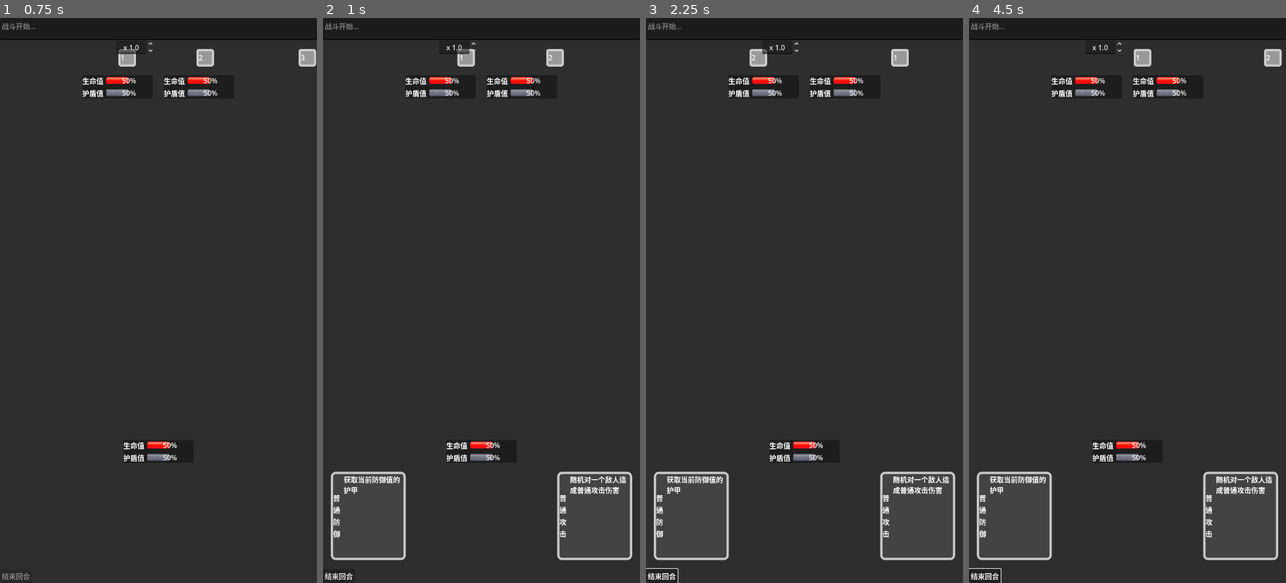
Above: before the commit, frames 1-4 (left to right).
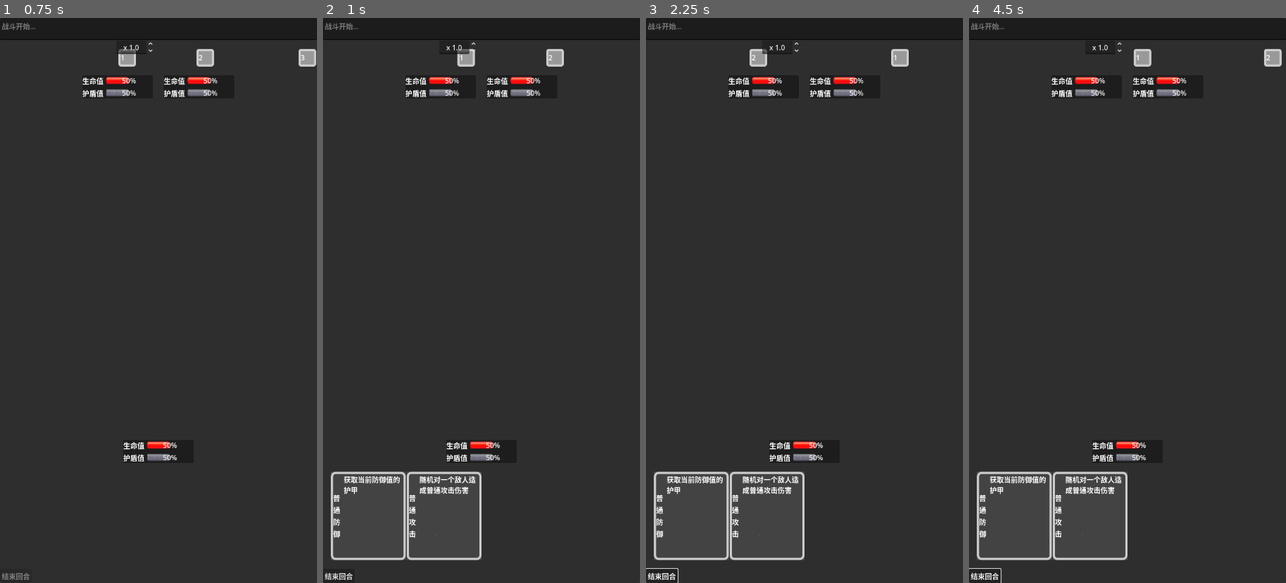
Above: after the commit, the same moments.

Repository: seven-it-work/xiu-xian
Game: Godot game, scene res://Main.tscn
The game is run twice, just before and just after one commit, with the same random seed, the same clock (stepped at 60 frames per second) and the same inputs.
Inputs (mouse positions are in pixels of both pictures, inside the frame that each line leads up to):
- Up to frame 1 (0.75 s): move the mouse to (228, 272) at 0.52 s; click (228, 272) at 0.67 s
- Up to frame 2 (1 s): no input
- Up to frame 3 (2.25 s): click "结束回合" at 1.25 s; move the mouse to (741, 328) at 2.02 s; click (741, 328) at 2.17 s
- Up to frame 4 (4.5 s): click "结束回合" at 2.75 s; move the mouse to (1159, 176) at 3.52 s; click (1159, 176) at 3.67 s; move the mouse to (1111, 413) at 4.27 s; click (1111, 413) at 4.42 s

Frame 1 is identical in both runs. In frame 2, 1.8% of the frame differs, in the area x 2-98%, y 80-96%; in frame 3, 1.8%; in frame 4, 1.8%.

Commit message:
完成技能溶解效果

Diff:
--- /dev/null
+++ b/ui/common_ui/溶解特性/DissolvedUi.gdshader
@@ -0,0 +1,33 @@
+shader_type canvas_item; // 2D 着色器
+
+uniform sampler2D noise_tex; // 噪声纹理
+uniform float dissolve_threshold : hint_range(0.0, 1.0) = 0.5; // 溶解阈值
+uniform vec4 edge_color : source_color = vec4(1.0, 0.5, 0.0, 1.0); // 边缘颜色
+uniform float edge_width : hint_range(0.0, 0.1) = 0.0; // 边缘宽度
+uniform float edge_brightness:hint_range(1,5)=2; // 编译亮度
+
+void fragment() {
+    vec4 tex_color = texture(TEXTURE, UV);
+    float noise_val = texture(noise_tex, UV).r;
+
+	// 边缘强度计算
+	float edge_strength=smoothstep(
+		dissolve_threshold,
+		dissolve_threshold+edge_width,
+		noise_val
+	);
+
+    // 溶解逻辑
+    if (noise_val < dissolve_threshold) {
+        discard; // 丢弃像素（溶解）
+    }
+	//if (edge_width>0.0) {
+	// 边缘颜色混合
+	vec3 belended_color=mix(
+		edge_color.rgb*edge_brightness,
+		tex_color.rgb,
+		edge_strength
+	);
+    COLOR=vec4(belended_color,tex_color.a);
+	//}
+}
--- /dev/null
+++ b/ui/common_ui/溶解特性/DissolvedUi.tres
@@ -0,0 +1,20 @@
+[gd_resource type="ShaderMaterial" load_steps=4 format=3 uid="uid://doelw0ttud3g"]
+
+[ext_resource type="Shader" uid="uid://botgbsaycxa" path="res://ui/common_ui/溶解特性/DissolvedUi.gdshader" id="1_4nyx6"]
+
+[sub_resource type="FastNoiseLite" id="FastNoiseLite_g8ya0"]
+frequency = 0.005
+offset = Vector3(-1000, 0, 0)
+metadata/_preview_in_3d_space_ = true
+
+[sub_resource type="NoiseTexture2D" id="NoiseTexture2D_c8xcp"]
+noise = SubResource("FastNoiseLite_g8ya0")
+
+[resource]
+resource_local_to_scene = true
+shader = ExtResource("1_4nyx6")
+shader_parameter/noise_tex = SubResource("NoiseTexture2D_c8xcp")
+shader_parameter/dissolve_threshold = 0.0
+shader_parameter/edge_color = Color(1, 0.5, 0, 1)
+shader_parameter/edge_width = 0.0
+shader_parameter/edge_brightness = 1.0
--- /dev/null
+++ b/ui/common_ui/溶解特性/DissolvedUi.tscn
@@ -0,0 +1,8 @@
+[gd_scene load_steps=3 format=3 uid="uid://bphscusbgbpp1"]
+
+[ext_resource type="Material" uid="uid://doelw0ttud3g" path="res://ui/common_ui/溶解特性/DissolvedUi.tres" id="1_cpo55"]
+[ext_resource type="Script" uid="uid://dwojkv2qf270" path="res://ui/common_ui/溶解特性/dissolved_ui.gd" id="2_cnlgd"]
+
+[node name="DissolvedUi" type="SubViewportContainer"]
+material = ExtResource("1_cpo55")
+script = ExtResource("2_cnlgd")
--- /dev/null
+++ b/ui/common_ui/溶解特性/Test溶解.tscn
@@ -0,0 +1,23 @@
+[gd_scene load_steps=3 format=3 uid="uid://mc5td0e4ggue"]
+
+[ext_resource type="Script" uid="uid://d1grvymcosevs" path="res://ui/common_ui/溶解特性/test溶解.gd" id="1_d7e4e"]
+[ext_resource type="PackedScene" uid="uid://bphscusbgbpp1" path="res://ui/common_ui/溶解特性/DissolvedUi.tscn" id="2_c20ba"]
+
+[node name="Test溶解" type="Node2D"]
+script = ExtResource("1_d7e4e")
+
+[node name="DissolvedUi" parent="." instance=ExtResource("2_c20ba")]
+
+[node name="SubViewport" type="SubViewport" parent="DissolvedUi"]
+handle_input_locally = false
+render_target_update_mode = 4
+
+[node name="PanelContainer" type="PanelContainer" parent="DissolvedUi/SubViewport"]
+offset_right = 40.0
+offset_bottom = 40.0
+
+[node name="Button" type="Button" parent="DissolvedUi/SubViewport/PanelContainer"]
+layout_mode = 2
+text = "好好"
+
+[connection signal="pressed" from="DissolvedUi/SubViewport/PanelContainer/Button" to="." method="_on_button_pressed"]
--- /dev/null
+++ b/ui/common_ui/溶解特性/dissolved_ui.gd
@@ -0,0 +1,33 @@
+extends SubViewportContainer
+class_name DissolvedUi
+
+@export var edge_color=Color(1.0, 0.5, 0.0)
+
+func _init() -> void:
+	pass
+
+func _ready() -> void:
+	self.material.set_shader_parameter("edge_color",self.edge_color)
+	_random_noise()
+	$SubViewport.size=$SubViewport.get_child(0).size
+
+
+func _random_noise():
+	var noise:FastNoiseLite=self.material.get_shader_parameter("noise_tex").noise
+	noise.seed=randi_range(0,9999)
+	noise.offset=Vector3(randf_range(-1000,1000),randf_range(-1000,1000),randf_range(-1000,1000))
+
+
+func do_dissolved(is_free:bool=false):
+	var tween=create_tween()
+	tween.set_loops(1)
+	tween.parallel().tween_property(self.material,"shader_parameter/edge_width",0.1,0.5)
+	tween.parallel().tween_property(self.material,"shader_parameter/dissolve_threshold",1,1)
+	await tween.finished
+	_random_noise()
+	if is_free:
+		self.queue_free()
+	else:
+		self.visible=false
+		self.material.set_shader_parameter("edge_width",0.0)
+		self.material.set_shader_parameter("dissolve_threshold",0.0)
--- /dev/null
+++ b/ui/common_ui/溶解特性/test溶解.gd
@@ -0,0 +1,6 @@
+extends Node2D
+
+
+func _on_button_pressed() -> void:
+	$DissolvedUi.do_dissolved()
+	pass # Replace with function body.
--- /dev/null
+++ b/ui/fight/fight_skill/FightSkill.tscn
@@ -0,0 +1,151 @@
+[gd_scene load_steps=25 format=3 uid="uid://d2jfxnnooybkl"]
+
+[ext_resource type="Script" uid="uid://bm4gy16788c7q" path="res://ui/fight/fight_skill/fight_skill.gd" id="1_14mik"]
+[ext_resource type="Material" uid="uid://doelw0ttud3g" path="res://ui/common_ui/溶解特性/DissolvedUi.tres" id="1_vh8am"]
+[ext_resource type="Texture2D" uid="uid://pfgfaaqlo4tx" path="res://resource/guangquan/guangquan1_1.png" id="3_80orw"]
+[ext_resource type="Texture2D" uid="uid://du6siajl510bj" path="res://resource/guangquan/guangquan1_2.png" id="4_3iwmv"]
+[ext_resource type="Texture2D" uid="uid://buaty11it5aqd" path="res://resource/guangquan/guangquan1_3.png" id="5_w5sok"]
+[ext_resource type="Texture2D" uid="uid://6ji5yk70tk74" path="res://resource/guangquan/guangquan1_4.png" id="6_d8j0l"]
+[ext_resource type="Texture2D" uid="uid://ddmtwoob4x2ub" path="res://resource/guangquan/guangquan1_5.png" id="7_s7hq8"]
+[ext_resource type="Texture2D" uid="uid://dyy2ns7klf225" path="res://resource/guangquan/guangquan1_6.png" id="8_qxc4a"]
+[ext_resource type="Texture2D" uid="uid://k1a5wmqyh1m7" path="res://resource/guangquan/guangquan1_7.png" id="9_8kdxd"]
+[ext_resource type="Texture2D" uid="uid://duw0e3v3l2da5" path="res://resource/guangquan/guangquan1_8.png" id="10_k1034"]
+[ext_resource type="Texture2D" uid="uid://diru1h1sjdlre" path="res://resource/guangquan/guangquan1_9.png" id="11_s55t5"]
+[ext_resource type="Texture2D" uid="uid://l5e7m6xcrhc" path="res://resource/guangquan/guangquan1_10.png" id="12_bjmpw"]
+[ext_resource type="Texture2D" uid="uid://cua8nr70a7ihj" path="res://resource/guangquan/guangquan1_11.png" id="13_2k1xv"]
+[ext_resource type="Texture2D" uid="uid://bulcje8fhp60g" path="res://resource/guangquan/guangquan1_12.png" id="14_7k4ci"]
+[ext_resource type="Texture2D" uid="uid://bhx67qs3rnh3s" path="res://resource/guangquan/guangquan1_13.png" id="15_2e27i"]
+[ext_resource type="Texture2D" uid="uid://dnevtqdqcfpko" path="res://resource/guangquan/guangquan1_14.png" id="16_b74h2"]
+[ext_resource type="Texture2D" uid="uid://xctpvndxwb1p" path="res://resource/guangquan/guangquan1_15.png" id="17_bncwv"]
+[ext_resource type="Texture2D" uid="uid://d05cj3pxk6hsk" path="res://resource/guangquan/guangquan1_16.png" id="18_lhqew"]
+[ext_resource type="Texture2D" uid="uid://dj2wgf7b77xjd" path="res://resource/guangquan/guangquan1_17.png" id="19_jbpgg"]
+[ext_resource type="Texture2D" uid="uid://bb83plfwf0sm6" path="res://resource/guangquan/guangquan1_18.png" id="20_1ofte"]
+[ext_resource type="Texture2D" uid="uid://d2ae451l4vy3d" path="res://resource/guangquan/guangquan1_19.png" id="21_k5lj1"]
+[ext_resource type="Texture2D" uid="uid://ct0lbiw4pi48a" path="res://resource/guangquan/guangquan1_20.png" id="22_2jpvt"]
+
+[sub_resource type="StyleBoxFlat" id="StyleBoxFlat_qijln"]
+bg_color = Color(0.262932, 0.262932, 0.262932, 1)
+border_width_left = 5
+border_width_top = 5
+border_width_right = 5
+border_width_bottom = 5
+corner_radius_top_left = 10
+corner_radius_top_right = 10
+corner_radius_bottom_right = 10
+corner_radius_bottom_left = 10
+
+[sub_resource type="SpriteFrames" id="SpriteFrames_j50c1"]
+animations = [{
+"frames": [{
+"duration": 1.0,
+"texture": ExtResource("3_80orw")
+}, {
+"duration": 1.0,
+"texture": ExtResource("4_3iwmv")
+}, {
+"duration": 1.0,
+"texture": ExtResource("5_w5sok")
+}, {
+"duration": 1.0,
+"texture": ExtResource("6_d8j0l")
+}, {
+"duration": 1.0,
+"texture": ExtResource("7_s7hq8")
+}, {
+"duration": 1.0,
+"texture": ExtResource("8_qxc4a")
+}, {
+"duration": 1.0,
+"texture": ExtResource("9_8kdxd")
+}, {
+"duration": 1.0,
+"texture": ExtResource("10_k1034")
+}, {
+"duration": 1.0,
+"texture": ExtResource("11_s55t5")
+}, {
+"duration": 1.0,
+"texture": ExtResource("12_bjmpw")
+}, {
+"duration": 1.0,
+"texture": ExtResource("13_2k1xv")
+}, {
+"duration": 1.0,
+"texture": ExtResource("14_7k4ci")
+}, {
+"duration": 1.0,
+"texture": ExtResource("15_2e27i")
+}, {
+"duration": 1.0,
+"texture": ExtResource("16_b74h2")
+}, {
+"duration": 1.0,
+"texture": ExtResource("17_bncwv")
+}, {
+"duration": 1.0,
+"texture": ExtResource("18_lhqew")
+}, {
+"duration": 1.0,
+"texture": ExtResource("19_jbpgg")
+}, {
+"duration": 1.0,
+"texture": ExtResource("20_1ofte")
+}, {
+"duration": 1.0,
+"texture": ExtResource("21_k5lj1")
+}, {
+"duration": 1.0,
+"texture": ExtResource("22_2jpvt")
+}],
+"loop": true,
+"name": &"default",
+"speed": 5.0
+}]
+
+[node name="FightSkill" type="SubViewportContainer"]
+material = ExtResource("1_vh8am")
+offset_right = 512.0
+offset_bottom = 512.0
+script = ExtResource("1_14mik")
+metadata/_custom_type_script = "uid://dwojkv2qf270"
+
+[node name="SubViewport" type="SubViewport" parent="."]
+handle_input_locally = false
+size = Vector2i(170, 200)
+render_target_update_mode = 4
+
+[node name="PanelContainer" type="PanelContainer" parent="SubViewport"]
+custom_minimum_size = Vector2(170, 200)
+offset_right = 40.0
+offset_bottom = 40.0
+theme_override_styles/panel = SubResource("StyleBoxFlat_qijln")
+
+[node name="HBoxContainer" type="HBoxContainer" parent="SubViewport/PanelContainer"]
+layout_mode = 2
+
+[node name="Label" type="Label" parent="SubViewport/PanelContainer/HBoxContainer"]
+custom_minimum_size = Vector2(20, 0)
+layout_mode = 2
+text = "测试一下"
+autowrap_mode = 1
+
+[node name="VBoxContainer" type="VBoxContainer" parent="SubViewport/PanelContainer/HBoxContainer"]
+layout_mode = 2
+size_flags_horizontal = 3
+alignment = 1
+
+[node name="RichTextLabel" type="RichTextLabel" parent="SubViewport/PanelContainer/HBoxContainer/VBoxContainer"]
+custom_minimum_size = Vector2(0, 100)
+layout_mode = 2
+size_flags_horizontal = 3
+size_flags_vertical = 3
+text = "描述"
+
+[node name="AnimatedSprite2D" type="AnimatedSprite2D" parent="SubViewport/PanelContainer/HBoxContainer/VBoxContainer"]
+visible = false
+position = Vector2(80, 99.5)
+scale = Vector2(1.2046, 1.59336)
+sprite_frames = SubResource("SpriteFrames_j50c1")
+autoplay = "default"
+
+[connection signal="gui_input" from="." to="." method="_on_gui_input"]
--- a/ui/fight/fight_skill/SkillList.tscn
+++ b/ui/fight/fight_skill/SkillList.tscn
@@ -1,39 +1,12 @@
 [gd_scene load_steps=3 format=3 uid="uid://bu47fybex8bo0"]
 
 [ext_resource type="Script" uid="uid://b5dl38aqm6yl4" path="res://ui/fight/fight_skill/skill_list.gd" id="1_63ou7"]
-[ext_resource type="PackedScene" uid="uid://chxahynenhy0i" path="res://ui/fight/fight_skill/fight_skill.tscn" id="1_sku2m"]
+[ext_resource type="PackedScene" uid="uid://d2jfxnnooybkl" path="res://ui/fight/fight_skill/FightSkill.tscn" id="2_63ou7"]
 
 [node name="SkillList" type="Control"]
 layout_mode = 3
 anchors_preset = 0
 script = ExtResource("1_63ou7")
 
-[node name="FightSkill" parent="." instance=ExtResource("1_sku2m")]
+[node name="FightSkill" parent="." instance=ExtResource("2_63ou7")]
 layout_mode = 0
-
-[node name="FightSkill2" parent="." instance=ExtResource("1_sku2m")]
-layout_mode = 0
-offset_left = 36.0
-offset_top = 9.0
-offset_right = 206.0
-offset_bottom = 209.0
-
-[node name="FightSkill3" parent="." instance=ExtResource("1_sku2m")]
-layout_mode = 0
-offset_left = 70.0
-offset_right = 240.0
-
-[node name="FightSkill4" parent="." instance=ExtResource("1_sku2m")]
-layout_mode = 0
-
-[node name="FightSkill5" parent="." instance=ExtResource("1_sku2m")]
-layout_mode = 0
-offset_left = 36.0
-offset_top = 9.0
-offset_right = 206.0
-offset_bottom = 209.0
-
-[node name="FightSkill6" parent="." instance=ExtResource("1_sku2m")]
-layout_mode = 0
-offset_left = 70.0
-offset_right = 240.0
--- a/ui/fight/fight_skill/fight_skill.gd
+++ b/ui/fight/fight_skill/fight_skill.gd
@@ -1,4 +1,4 @@
-extends Control
+extends DissolvedUi
 class_name FightSkill
 
 var all_target_list:Array=[]
@@ -12,8 +12,8 @@
 	self.user=user
 	self.skill=skill
 	## ui初始化
-	$HBoxContainer/Label.text=skill.name_str
-	$HBoxContainer/VBoxContainer/RichTextLabel.text=skill.desc
+	$SubViewport/PanelContainer/HBoxContainer/Label.text=skill.name_str
+	$SubViewport/PanelContainer/HBoxContainer/VBoxContainer/RichTextLabel.text=skill.desc
 	pass
 
 func _process(delta: float) -> void:
@@ -22,22 +22,21 @@
 
 func selected():
 	# 1、调整当前节点边框颜色为红色
-	var panel:StyleBox= self.get_theme_stylebox("panel").duplicate()
+	var panel:StyleBox= $SubViewport/PanelContainer.get_theme_stylebox("panel").duplicate()
 	panel.border_color = Color(1, 0, 0, 1)  # 红色边框
-	self.add_theme_stylebox_override("panel",panel)
+	$SubViewport/PanelContainer.add_theme_stylebox_override("panel",panel)
 
 func cancel():
 	# 调整技能边框颜色为灰色(恢复选中效果)
-	var panel:StyleBox= self.get_theme_stylebox("panel").duplicate()
+	var panel:StyleBox= $SubViewport/PanelContainer.get_theme_stylebox("panel").duplicate()
 	panel.border_color = Color(0.8, 0.8, 0.8)
-	self.add_theme_stylebox_override("panel",panel)
+	$SubViewport/PanelContainer.add_theme_stylebox_override("panel",panel)
 	pass
 
-func removeSelf():
-	# 隐藏自己
-	self.visible=false
+func do_dissolved(is_free:bool=false):
+	super.do_dissolved(is_free)
 	self.cancel()
-	pass
+
 
 func _on_gui_input(event: InputEvent) -> void:
 	if (event is InputEventMouseButton and event.pressed and
--- a/ui/fight/fight_skill/fight_skill.tscn
+++ /dev/null
@@ -1,140 +0,0 @@
-[gd_scene load_steps=24 format=3 uid="uid://chxahynenhy0i"]
-
-[ext_resource type="Script" uid="uid://bm4gy16788c7q" path="res://ui/fight/fight_skill/fight_skill.gd" id="1_q5tfp"]
-[ext_resource type="Texture2D" uid="uid://pfgfaaqlo4tx" path="res://resource/guangquan/guangquan1_1.png" id="1_tlxsk"]
-[ext_resource type="Texture2D" uid="uid://du6siajl510bj" path="res://resource/guangquan/guangquan1_2.png" id="2_q5tfp"]
-[ext_resource type="Texture2D" uid="uid://buaty11it5aqd" path="res://resource/guangquan/guangquan1_3.png" id="3_e2b0p"]
-[ext_resource type="Texture2D" uid="uid://6ji5yk70tk74" path="res://resource/guangquan/guangquan1_4.png" id="4_adgof"]
-[ext_resource type="Texture2D" uid="uid://ddmtwoob4x2ub" path="res://resource/guangquan/guangquan1_5.png" id="5_hg7ye"]
-[ext_resource type="Texture2D" uid="uid://dyy2ns7klf225" path="res://resource/guangquan/guangquan1_6.png" id="6_2kr3b"]
-[ext_resource type="Texture2D" uid="uid://k1a5wmqyh1m7" path="res://resource/guangquan/guangquan1_7.png" id="7_3ir26"]
-[ext_resource type="Texture2D" uid="uid://duw0e3v3l2da5" path="res://resource/guangquan/guangquan1_8.png" id="8_v3420"]
-[ext_resource type="Texture2D" uid="uid://diru1h1sjdlre" path="res://resource/guangquan/guangquan1_9.png" id="9_l4oqm"]
-[ext_resource type="Texture2D" uid="uid://l5e7m6xcrhc" path="res://resource/guangquan/guangquan1_10.png" id="10_4ywj4"]
-[ext_resource type="Texture2D" uid="uid://cua8nr70a7ihj" path="res://resource/guangquan/guangquan1_11.png" id="11_jdpjw"]
-[ext_resource type="Texture2D" uid="uid://bulcje8fhp60g" path="res://resource/guangquan/guangquan1_12.png" id="12_54obg"]
-[ext_resource type="Texture2D" uid="uid://bhx67qs3rnh3s" path="res://resource/guangquan/guangquan1_13.png" id="13_w7gbu"]
-[ext_resource type="Texture2D" uid="uid://dnevtqdqcfpko" path="res://resource/guangquan/guangquan1_14.png" id="14_flq3n"]
-[ext_resource type="Texture2D" uid="uid://xctpvndxwb1p" path="res://resource/guangquan/guangquan1_15.png" id="15_ryknw"]
-[ext_resource type="Texture2D" uid="uid://d05cj3pxk6hsk" path="res://resource/guangquan/guangquan1_16.png" id="16_xyjmh"]
-[ext_resource type="Texture2D" uid="uid://dj2wgf7b77xjd" path="res://resource/guangquan/guangquan1_17.png" id="17_y8w1a"]
-[ext_resource type="Texture2D" uid="uid://bb83plfwf0sm6" path="res://resource/guangquan/guangquan1_18.png" id="18_jb6rd"]
-[ext_resource type="Texture2D" uid="uid://d2ae451l4vy3d" path="res://resource/guangquan/guangquan1_19.png" id="19_boegb"]
-[ext_resource type="Texture2D" uid="uid://ct0lbiw4pi48a" path="res://resource/guangquan/guangquan1_20.png" id="20_ulueq"]
-
-[sub_resource type="StyleBoxFlat" id="StyleBoxFlat_4iw2e"]
-bg_color = Color(0.262932, 0.262932, 0.262932, 1)
-border_width_left = 5
-border_width_top = 5
-border_width_right = 5
-border_width_bottom = 5
-corner_radius_top_left = 10
-corner_radius_top_right = 10
-corner_radius_bottom_right = 10
-corner_radius_bottom_left = 10
-
-[sub_resource type="SpriteFrames" id="SpriteFrames_7ymi6"]
-animations = [{
-"frames": [{
-"duration": 1.0,
-"texture": ExtResource("1_tlxsk")
-}, {
-"duration": 1.0,
-"texture": ExtResource("2_q5tfp")
-}, {
-"duration": 1.0,
-"texture": ExtResource("3_e2b0p")
-}, {
-"duration": 1.0,
-"texture": ExtResource("4_adgof")
-}, {
-"duration": 1.0,
-"texture": ExtResource("5_hg7ye")
-}, {
-"duration": 1.0,
-"texture": ExtResource("6_2kr3b")
-}, {
-"duration": 1.0,
-"texture": ExtResource("7_3ir26")
-}, {
-"duration": 1.0,
-"texture": ExtResource("8_v3420")
-}, {
-"duration": 1.0,
-"texture": ExtResource("9_l4oqm")
-}, {
-"duration": 1.0,
-"texture": ExtResource("10_4ywj4")
-}, {
-"duration": 1.0,
-"texture": ExtResource("11_jdpjw")
-}, {
-"duration": 1.0,
-"texture": ExtResource("12_54obg")
-}, {
-"duration": 1.0,
-"texture": ExtResource("13_w7gbu")
-}, {
-"duration": 1.0,
-"texture": ExtResource("14_flq3n")
-}, {
-"duration": 1.0,
-"texture": ExtResource("15_ryknw")
-}, {
-"duration": 1.0,
-"texture": ExtResource("16_xyjmh")
-}, {
-"duration": 1.0,
-"texture": ExtResource("17_y8w1a")
-}, {
-"duration": 1.0,
-"texture": ExtResource("18_jb6rd")
-}, {
-"duration": 1.0,
-"texture": ExtResource("19_boegb")
-}, {
-"duration": 1.0,
-"texture": ExtResource("20_ulueq")
-}],
-"loop": true,
-"name": &"default",
-"speed": 5.0
-}]
-
-[node name="FightSkill" type="PanelContainer"]
-custom_minimum_size = Vector2(170, 200)
-offset_right = 170.0
-offset_bottom = 200.0
-theme_override_styles/panel = SubResource("StyleBoxFlat_4iw2e")
-script = ExtResource("1_q5tfp")
-
-[node name="HBoxContainer" type="HBoxContainer" parent="."]
-layout_mode = 2
-
-[node name="Label" type="Label" parent="HBoxContainer"]
-custom_minimum_size = Vector2(20, 0)
-layout_mode = 2
-text = "测试一下"
-autowrap_mode = 1
-
-[node name="VBoxContainer" type="VBoxContainer" parent="HBoxContainer"]
-layout_mode = 2
-size_flags_horizontal = 3
-alignment = 1
-
-[node name="RichTextLabel" type="RichTextLabel" parent="HBoxContainer/VBoxContainer"]
-custom_minimum_size = Vector2(0, 100)
-layout_mode = 2
-size_flags_horizontal = 3
-size_flags_vertical = 3
-text = "描述"
-
-[node name="AnimatedSprite2D" type="AnimatedSprite2D" parent="HBoxContainer/VBoxContainer"]
-visible = false
-position = Vector2(80, 99.5)
-scale = Vector2(1.2046, 1.59336)
-sprite_frames = SubResource("SpriteFrames_7ymi6")
-autoplay = "default"
-
-[connection signal="gui_input" from="HBoxContainer" to="." method="_on_gui_input"]
-[connection signal="gui_input" from="HBoxContainer/VBoxContainer/RichTextLabel" to="." method="_on_gui_input"]
--- a/ui/fight/fight_skill/fight_skill_tips.gd
+++ b/ui/fight/fight_skill/fight_skill_tips.gd
@@ -10,9 +10,8 @@
 
 func _on_confirm_pressed() -> void:
 	self.visible=false
-	# 将改skill移除
-	fightSkill.removeSelf()
-	# todo 制作移除FightSkillNode动画
+	# 移除FightSkillNode动画
+	fightSkill.do_dissolved()
 
 	## 执行技能
 	await fightSkill.skill.use(fightSkill.user,fightSkill.all_friendly_list,fightSkill.all_target_list)
--- a/ui/fight/fight_skill/skill_list.gd
+++ b/ui/fight/fight_skill/skill_list.gd
@@ -14,7 +14,7 @@
 	for i in self.get_children():
 		i.queue_free()
 	for i in fightPeopleNode.people.skillList:
-		var node=preload("uid://chxahynenhy0i").instantiate()
+		var node=preload("uid://d2jfxnnooybkl").instantiate()
 		node.init(i,fightPeopleNode,all_friendly_list,all_target_list)
 		self.add_child(node)
 	pass
Not shown, added: ui/common_ui/溶解特性/DissolvedUi.gdshader.uid
Not shown, added: ui/common_ui/溶解特性/dissolved_ui.gd.uid
Not shown, added: ui/common_ui/溶解特性/test溶解.gd.uid
Not shown, removed: objs/Skill/技能.xlsx
Not shown, added: 完成技能溶解效果.patch
